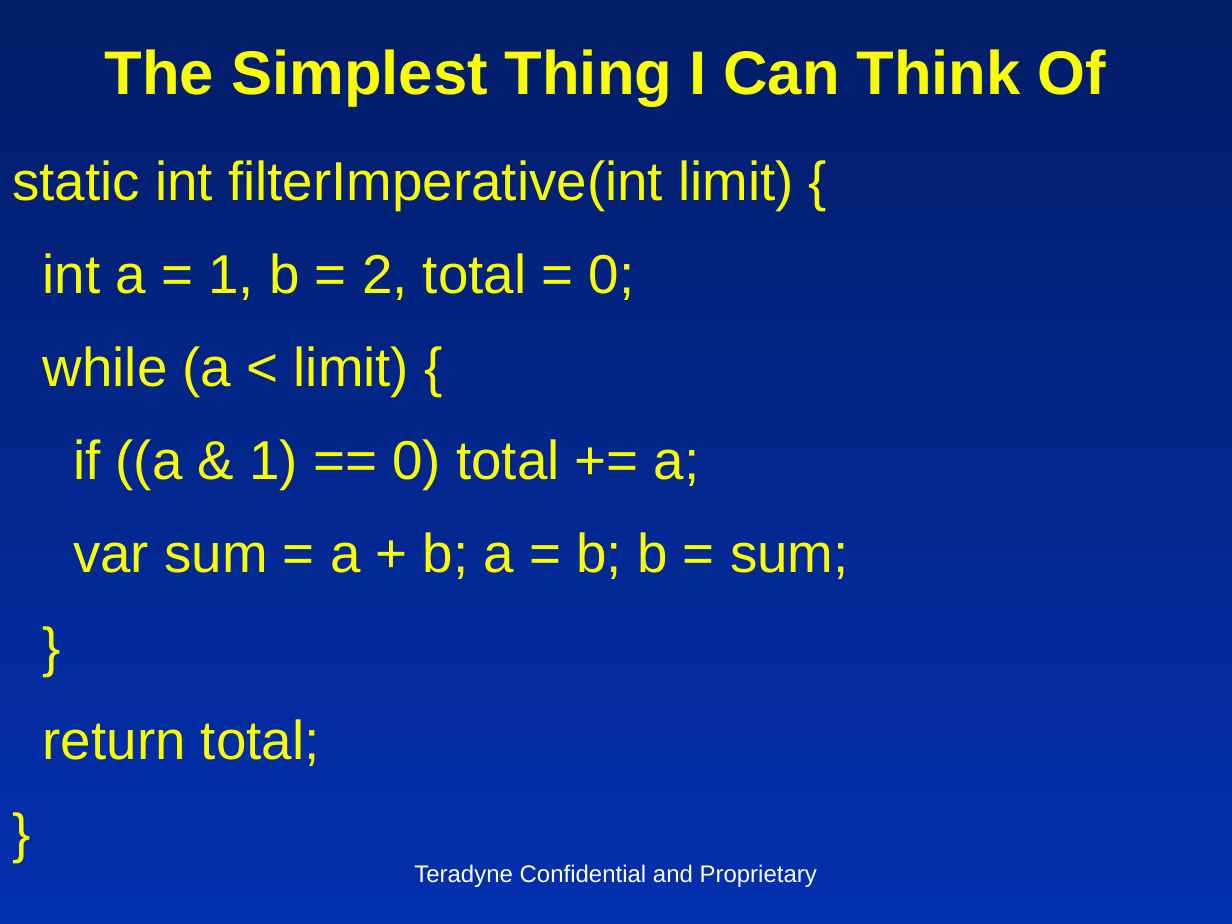
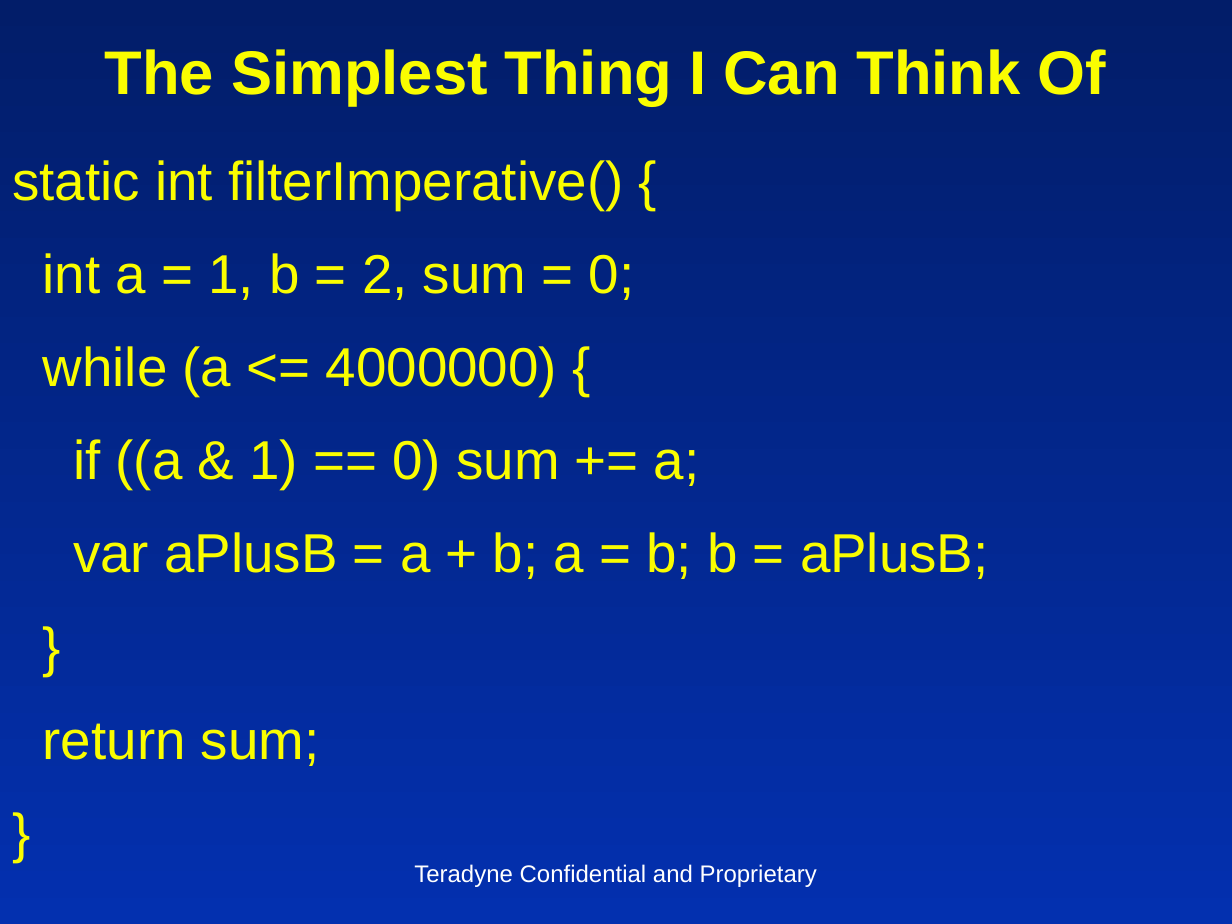
Before and after one commit to insideoutclub/Euler, a slide deck: slide 3 of FiveEasyPieces2.pptx. Drawn at 1232x924 pixels with LibreOffice and Linux fonts; fonts in the diff are those of the drawing. Boxes give left, top, right and bottom in pixels: in the first picture for what was removed or moved away, otherwise in the second. Text is boxed around its words. In the diff, an @@ line names an element or a change of style, - is before the commit and + after.

```diff
--- a/FiveEasyPieces2.pptx
+++ b/FiveEasyPieces2.pptx
@@ text at (12,160,989,579): text changed @@
-static int filterImperative(int limit) {
-int a = 1, b = 2, total = 0;
-while (a < limit) {
-if ((a & 1) == 0) total += a;
-var sum = a + b; a = b; b = sum;
+static int filterImperative() {
+int a = 1, b = 2, sum = 0;
+while (a <= 4000000) {
+if ((a & 1) == 0) sum += a;
+var aPlusB = a + b; a = b; b = aPlusB;
@@ text at (43,723,320,766): text changed @@
-return total;
+return sum;
```
Also in this commit, not shown: 16 other slides changed, 10 slides added, 4 slides removed, 1 other file.
